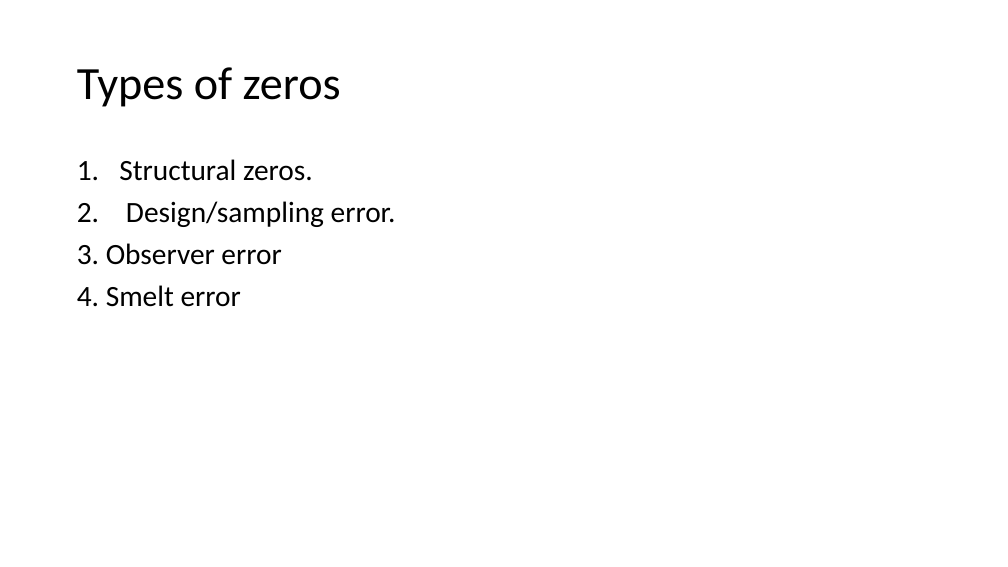
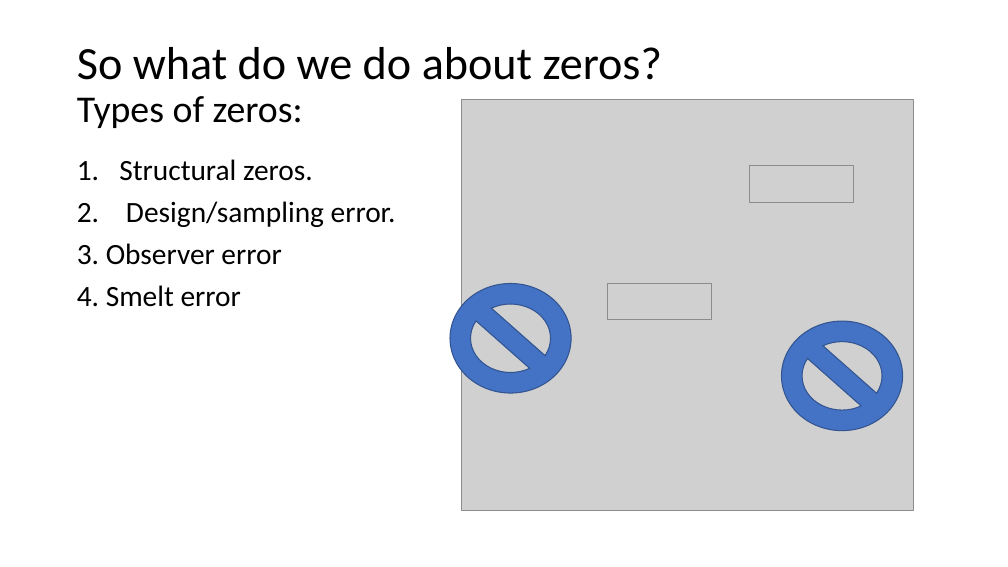
Before and after one commit to InteragencyEcologicalProgram/DataScience, a slide deck: slide 11 of 2019.08.08_countmodels presentation/zipzap.pptx (slide 2 before the commit). Drawn at 1008x567 pixels with LibreOffice and Linux fonts; fonts in the diff are those of the drawing; grey boxes stand for pictures. Boxes give left, top, right and bottom in pixels: in the first picture for what was removed or moved away, otherwise in the second. Text is boxed around its words. In the diff, an @@ line names an element or a change of style, - is before the commit and + after.

```diff
--- a/2019.08.08_countmodels presentation/zipzap.pptx
+++ b/2019.08.08_countmodels presentation/zipzap.pptx
@@ title at box(77, 47, 662, 128): text changed @@
-Types of zeros
+So what do we do about zeros?
+Types of zeros:
@@ picture added at box(462, 100, 913, 511) @@
@@ picture added at box(749, 166, 854, 202) @@
@@ no-entry sign added at box(450, 284, 571, 393), fill #4472C4, outline #325491 1 pt @@
@@ picture added at box(607, 284, 712, 320) @@
@@ no-entry sign added at box(782, 321, 903, 431), fill #4472C4, outline #325491 1 pt @@
```
Also in this commit, not shown: 2 other slides changed, 9 slides added, 8 other files.
